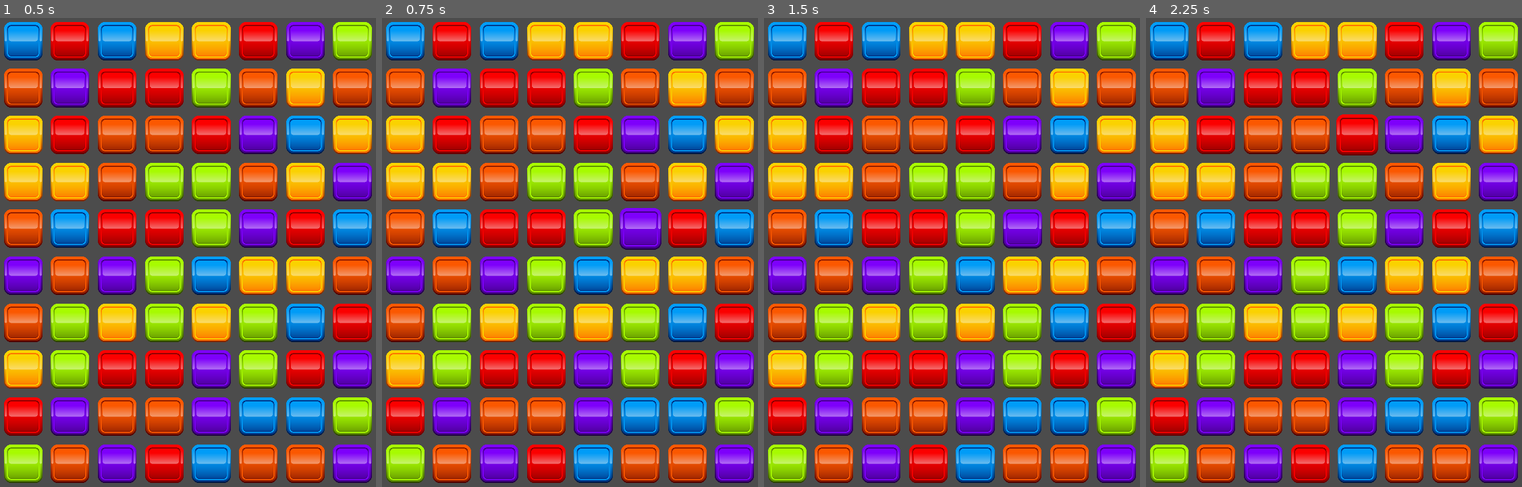
Above: before the commit, frames 1-4 (left to right).
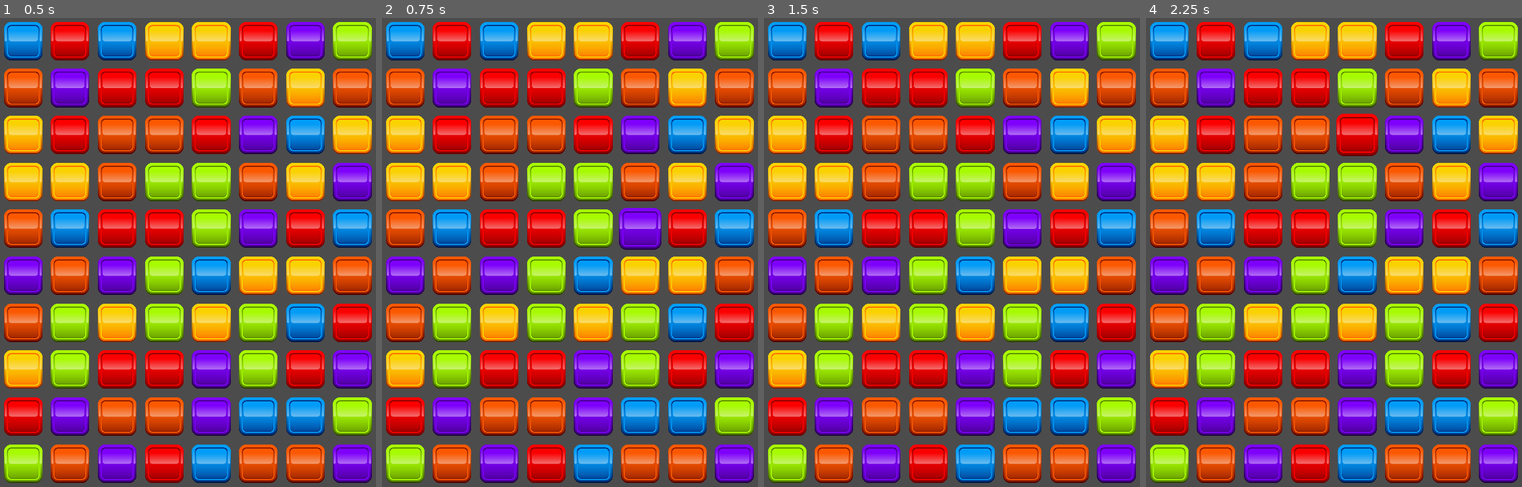
Above: after the commit, the same moments.

Repository: jacob-hart/match-three
Game: Godot game, scene res://scenes/game_window.tscn
Same seed, same stepped clock (60 frames per second), same inputs: the game is played once before the commit and once after it.
Inputs (mouse positions are in pixels of both pictures, inside the frame that each line leads up to):
- Up to frame 1 (0.5 s): no input
- Up to frame 2 (0.75 s): tap Enter at 0.5 s; move the mouse to (660, 205) at 0.52 s; click (660, 205) at 0.6 s
- Up to frame 3 (1.5 s): tap Space at 1.25 s; move the mouse to (869, 261) at 1.27 s; click (869, 261) at 1.35 s
- Up to frame 4 (2.25 s): tap Enter at 2 s; move the mouse to (1375, 116) at 2.02 s; click (1375, 116) at 2.1 s

Frame 1 is identical in both runs. In frame 2, less than 0.1% of the frame differs, in the area x 63-73%, y 40-50%; in frame 3, less than 0.1%; in frame 4, 0.1%, in the area x 50-62%, y 20-30%.

Commit message:
Blocks no longer need to know if they are matched.  Blocks fade out when matched, with customizable time and delay parameters.

Diff:
--- a/scenes/block.tscn
+++ b/scenes/block.tscn
@@ -2,13 +2,15 @@
 
 [ext_resource path="res://scripts/Block.gd" type="Script" id=1]
 
-[node name="block" type="Node2D"]
+[node name="block" type="Node2D" index="0"]
 
 script = ExtResource( 1 )
-_sections_unfolded = [ "Z Index" ]
+_sections_unfolded = [ "Visibility" ]
 block_color = 7
 move_speed = 0.3
-select_tween_speed = 0.15
+select_speed = 0.1
+destroy_speed = 0.15
+destroy_delay = 0.2
 pressed_scale = Vector2( 0.95, 0.95 )
 selected_scale = Vector2( 1.1, 1.1 )
 
@@ -34,3 +36,12 @@
 playback/active = false
 playback/repeat = false
 playback/speed = 1.0
+
+[node name="destroy_tween" type="Tween" parent="." index="3"]
+
+repeat = false
+playback_process_mode = 1
+playback_speed = 1.0
+playback/active = false
+playback/repeat = false
+playback/speed = 1.0
--- a/scenes/game_window.tscn
+++ b/scenes/game_window.tscn
@@ -3,7 +3,7 @@
 [ext_resource path="res://scenes/grid.tscn" type="PackedScene" id=1]
 [ext_resource path="res://scenes/score_tracker.tscn" type="PackedScene" id=2]
 
-[node name="game_window" type="Node2D" index="0"]
+[node name="game_window" type="Node2D"]
 
 [node name="grid" parent="." index="0" instance=ExtResource( 1 )]
 
--- a/scripts/ScoreTracker.gd
+++ b/scripts/ScoreTracker.gd
@@ -12,6 +12,7 @@
 
 func add_score(value_to_add):
 	_score += value_to_add
+	print_score()
 
 func subtract_score(value_to_subtract):
 	if (_score - value_to_subtract >= 0):
--- a/scripts/block.gd
+++ b/scripts/block.gd
@@ -4,41 +4,43 @@
 
 export (BlockColor) var block_color
 export (float) var move_speed
-export (float) var select_tween_speed
+export (float) var select_speed
+export (float) var destroy_speed
+export (float) var destroy_delay
 export (Vector2) var pressed_scale
 export (Vector2) var selected_scale
 
 onready var move_tween = get_node("move_tween")
-var is_matched = false
 
 onready var select_tween = get_node("select_tween")
 
+onready var destroy_tween = get_node("destroy_tween")
+
 # Tweens the block to the target pixel position
 func move_smooth(position_to_move_to):
-	move_tween.interpolate_property(self, "position", position, position_to_move_to, move_speed, Tween.TRANS_QUINT, Tween.EASE_OUT)
+	move_tween.interpolate_property(self, "position", self.position, position_to_move_to, move_speed, Tween.TRANS_QUINT, Tween.EASE_OUT)
 	move_tween.start()
 
 func move_bounce(position_to_move_to):
-	move_tween.interpolate_property(self, "position", position, position_to_move_to, move_speed, Tween.TRANS_BOUNCE, Tween.EASE_OUT)
+	move_tween.interpolate_property(self, "position", self.position, position_to_move_to, move_speed, Tween.TRANS_BOUNCE, Tween.EASE_OUT)
 	move_tween.start()
 
 # All changes to the block that happen when it is in the destruction process go here
-func set_matched():
-	is_matched = true
-	#self.scale = Vector2(1.1, 1.1)
-	pass
+func on_matched():
+	destroy_tween.interpolate_property(self, "modulate", self.modulate, Color(1.0, 1.0, 1.0, 0.0), destroy_speed, Tween.TRANS_QUINT, Tween.EASE_OUT, destroy_delay)
+	destroy_tween.start()
 
 # This is called when the block is selected but the user has not released the mouse button on it yet
-func set_selected_pressed():
-	select_tween.interpolate_property(self, "scale", self.scale, pressed_scale, select_tween_speed, Tween.TRANS_QUINT, Tween.EASE_OUT)
+func on_selected_pressed():
+	select_tween.interpolate_property(self, "scale", self.scale, pressed_scale, select_speed, Tween.TRANS_QUINT, Tween.EASE_OUT)
 	select_tween.start()
 
 # This is called when the block is selected band the user has released the moused button
-func set_selected_released():
-	select_tween.interpolate_property(self, "scale", self.scale, selected_scale, select_tween_speed, Tween.TRANS_QUINT, Tween.EASE_OUT)
+func on_selected_released():
+	select_tween.interpolate_property(self, "scale", self.scale, selected_scale, select_speed, Tween.TRANS_QUINT, Tween.EASE_OUT)
 	select_tween.start()
 
 # Resets any effects from selection back to normal
-func set_unselected():
-	select_tween.interpolate_property(self, "scale", self.scale, Vector2(1.0, 1.0), select_tween_speed, Tween.TRANS_QUINT, Tween.EASE_OUT)
+func on_unselected():
+	select_tween.interpolate_property(self, "scale", self.scale, Vector2(1.0, 1.0), select_speed, Tween.TRANS_QUINT, Tween.EASE_OUT)
 	select_tween.start()
--- a/scripts/grid.gd
+++ b/scripts/grid.gd
@@ -29,13 +29,18 @@
 ]
 
 # The blocks currently in the grid, a 2D array filled at runtime
-var blocks = []
+var blocks
+
+# Locations currently marked for destruction because they are matched
+var matched_locations
 
 onready var score_tracker = get_parent().get_node("score_tracker")
 
 func _ready():
 	blocks = make_2D_array()
 	populate_grid()
+	matched_locations = make_2D_array()
+	reset_matched_locations()
 
 # Creates and returns a 2-dimensional array the old-fashioned way
 func make_2D_array():
@@ -45,6 +50,11 @@
 		for j in width_in_blocks:
 			array[i].append(null)
 	return array
+
+func reset_matched_locations():
+	for i in matched_locations.size():
+		for j in matched_locations[i].size():
+			matched_locations[i][j] = false
 
 # Fills the grid with blocks from potential_blocks
 func populate_grid():
@@ -98,17 +108,17 @@
 		if is_in_grid(pixel_to_grid(get_global_mouse_position().x, get_global_mouse_position().y)):
 			var click = pixel_to_grid(get_global_mouse_position().x, get_global_mouse_position().y)
 			if interaction_state == STATE_WAITING_FOR_FIRST_SELECTION:
-				blocks[click.x][click.y].set_selected_pressed()
+				blocks[click.x][click.y].on_selected_pressed()
 
 	if Input.is_action_just_released("ui_touch"):
 		if is_in_grid(pixel_to_grid(get_global_mouse_position().x, get_global_mouse_position().y)):
 			if interaction_state == STATE_WAITING_FOR_FIRST_SELECTION:
 				first_click = pixel_to_grid(get_global_mouse_position().x, get_global_mouse_position().y)
-				blocks[first_click.x][first_click.y].set_selected_released()
+				blocks[first_click.x][first_click.y].on_selected_released()
 				interaction_state = STATE_WAITING_FOR_SECOND_SELECTION
 			elif interaction_state == STATE_WAITING_FOR_SECOND_SELECTION:
 				second_click = pixel_to_grid(get_global_mouse_position().x, get_global_mouse_position().y)
-				blocks[first_click.x][first_click.y].set_unselected()
+				blocks[first_click.x][first_click.y].on_unselected()
 				swap_blocks(first_click, second_click)
 
 ### TODO: replace this block with a struct of some sort
@@ -153,7 +163,7 @@
 	interaction_state = STATE_WAITING_FOR_FIRST_SELECTION
 
 # Marks every match found for later removal
-func find_matches(): # TODO: simplify this using the match_at function
+func find_matches():
 	for i in blocks.size():
 		for j in blocks[i].size():
 			if blocks[i][j] != null:
@@ -161,16 +171,21 @@
 				if i > 0 && i < blocks.size() - 1:
 					if blocks[i - 1][j] != null && blocks[i + 1][j] != null:
 						if blocks[i - 1][j].block_color == color_to_check && blocks[i + 1][j].block_color == color_to_check:
-							blocks[i - 1][j].set_matched()
-							blocks[i][j].set_matched()
-							blocks[i + 1][j].set_matched()
+							set_matched(i - 1, j)
+							set_matched(i, j)
+							set_matched(i + 1, j)
 				if j > 0 && j < blocks[i].size() - 1:
 					if blocks[i][j - 1] != null && blocks[i][j + 1] != null:
 						if blocks[i][j - 1].block_color == color_to_check && blocks[i][j + 1].block_color == color_to_check:
-							blocks[i][j - 1].set_matched()
-							blocks[i][j].set_matched()
-							blocks[i][j + 1].set_matched()
+							set_matched(i, j - 1)
+							set_matched(i, j)
+							set_matched(i, j + 1)
 	get_node("destroy_timer").start()
+
+# Called whenever a location becomes part of a match
+func set_matched(i, j):
+	blocks[i][j].on_matched()
+	matched_locations[i][j] = true
 
 # Destroys all blocks where is_matched is true
 func destroy_matched():
@@ -178,13 +193,13 @@
 	for i in blocks.size():
 		for j in blocks[i].size():
 			if blocks[i][j] != null:
-				if blocks[i][j].is_matched:
+				if matched_locations[i][j]:
 					any_matches_found = true
-					#score_tracker.add_score(1)
 					blocks[i][j].queue_free()
 					blocks[i][j] = null
 
 	if any_matches_found:
+		reset_matched_locations()
 		get_node("collapse_timer").start()
 	else:
 		# No matches were found, so either swap back (the match was invalid) or select again (the chain is finished)
